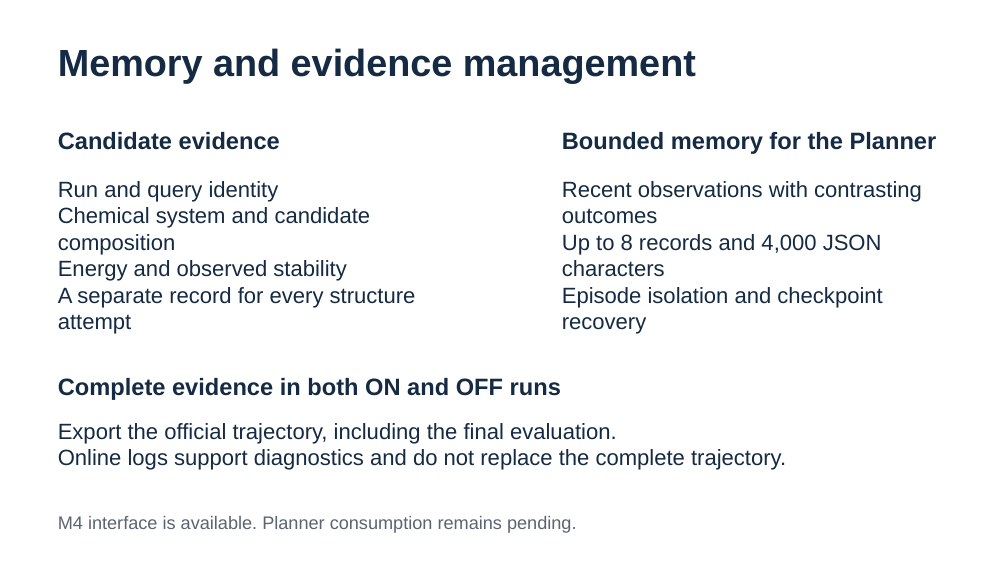
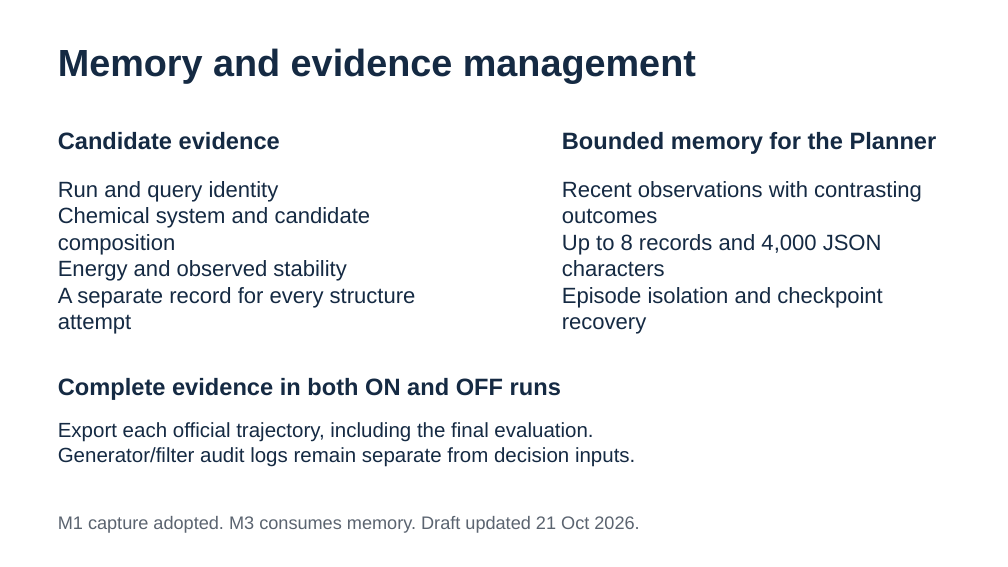
Before and after one commit to raymondtu1230-sudo/Group-Project-6-Auto-Research-for-Materials-Discovery, a slide deck: slide 1 of M4/report/M4_Method_Draft.pptx. Drawn at 1008x567 pixels with LibreOffice and Linux fonts; fonts in the diff are those of the drawing. Boxes give left, top, right and bottom in pixels: in the first picture for what was removed or moved away, otherwise in the second. Text is boxed around its words. In the diff, an @@ line names an element or a change of style, - is before the commit and + after.

Commit message:
Update M4 draft handoff with adopted integration and development findings

```diff
--- a/M4/report/M4_Method_Draft.pptx
+++ b/M4/report/M4_Method_Draft.pptx
@@ text at box(58, 422, 635, 467): text changed; size 21 to 19.5 pt @@
-Export the official trajectory, including the final evaluation.
-Online logs support diagnostics and do not replace the complete trajectory.
+Export each official trajectory, including the final evaluation.
+Generator/filter audit logs remain separate from decision inputs.
@@ text at box(58, 516, 639, 533): text changed @@
-M4 interface is available. Planner consumption remains pending.
+M1 capture adopted. M3 consumes memory. Draft updated 21 Oct 2026.
```
Also in this commit, not shown: 1 slide added, 1 slide removed, 3 other files.
